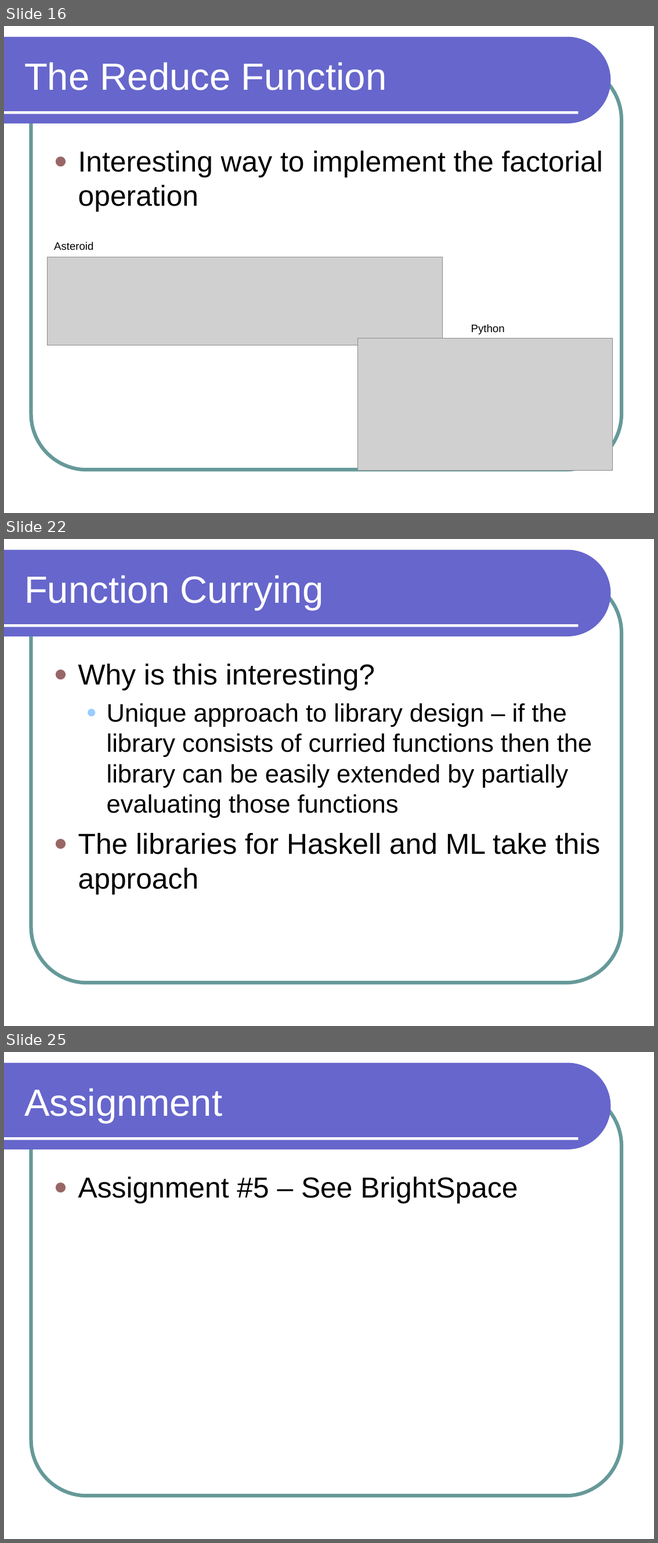
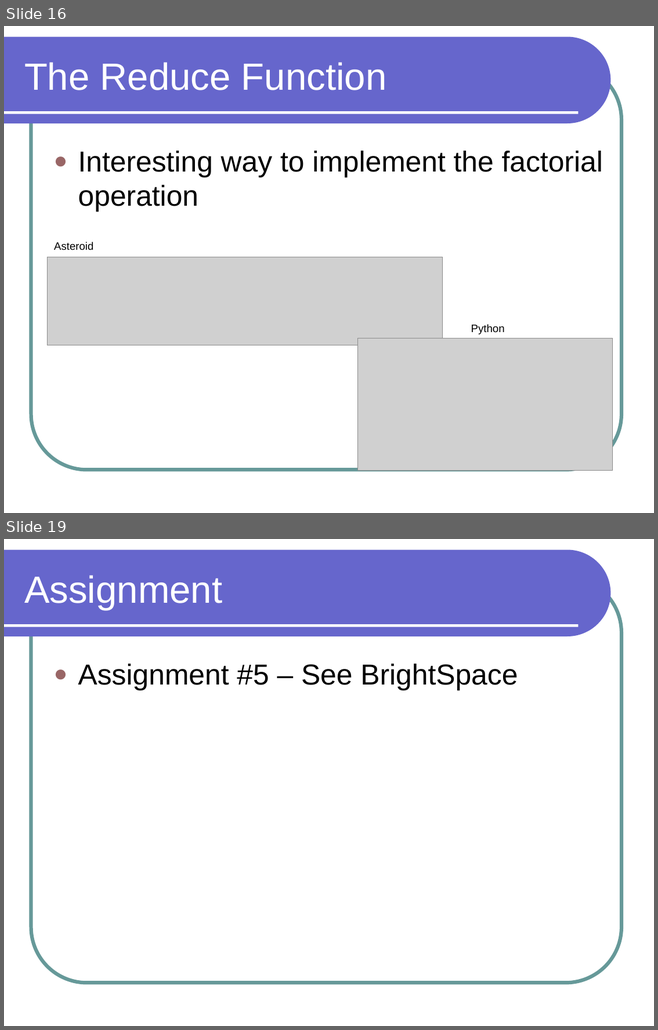
Before and after one commit to lutzhamel/CSC301, a slide deck: notes/csc301-ln014.ppt. Shown one above the other, each under a label of ours: slides 16, 22 and 25 before the commit, slides 16 and 19 after it; the slides between them are not shown. The pictures are 658x1543 and 658x1030 pixels, drawn with LibreOffice and Linux fonts; fonts in the diff are those of the drawing; grey boxes stand for pictures. Boxes give left, top, right and bottom in pixels: in the first picture for what was removed or moved away, otherwise in the second. Text is boxed around its words. In the diff, an @@ line names an element or a change of style, - is before the commit and + after.

```diff
--- a/notes/csc301-ln014.ppt
+++ b/notes/csc301-ln014.ppt
@@ slide 22 removed at bbox=[4, 539, 654, 1026], background #FFFFFF; not listed: 3 template elements that a slide beside it also shows @@
@@ title removed at bbox=[24, 575, 324, 610] @@
-Function Currying
@@ text removed at bbox=[78, 664, 600, 895] @@
-● Why is this interesting?
-  ● Unique approach to library design – if the library consists of curried functions then the library can be easily extended by partially evaluating those functions
-● The libraries for Haskell and ML take this approach
@@ what was slide 25 is now slide 19 @@
```
Also in this commit, not shown: 1 slide changed, 1 slide added, 6 other slides removed, 7 other files.
